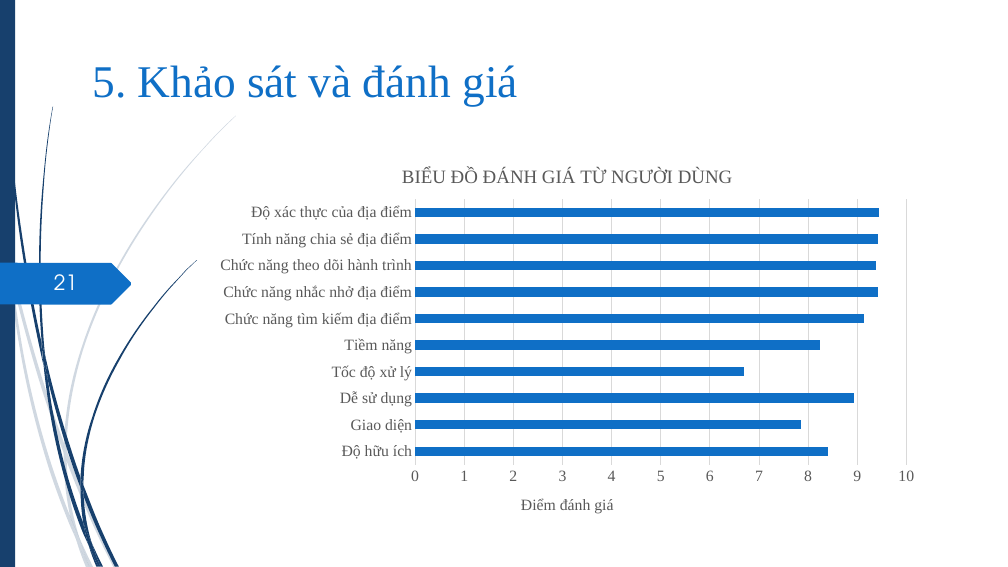
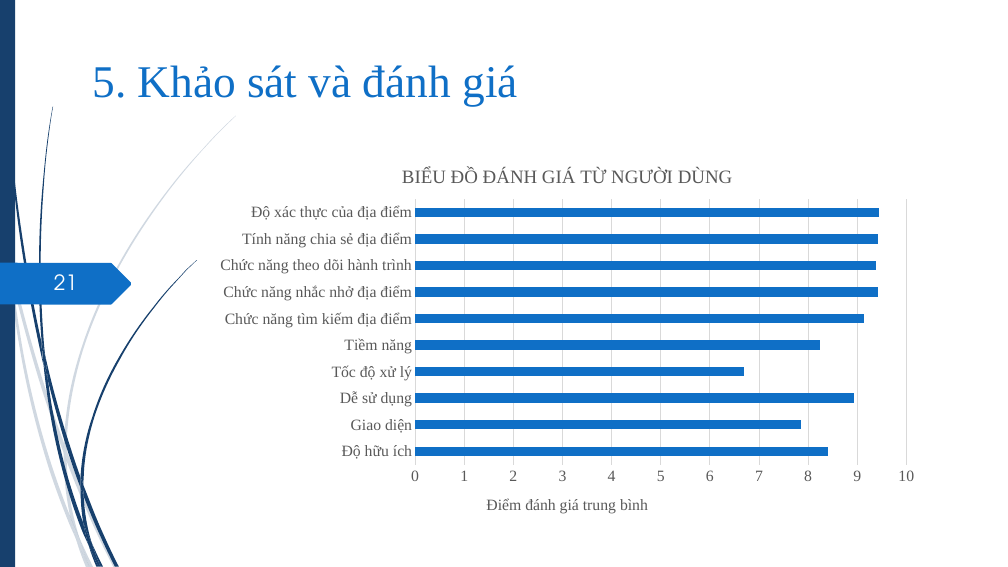
Before and after one commit to hvngoc/Presentation, a slide deck: slide 21 of slide 2.pptx. Drawn at 1008x567 pixels with LibreOffice and Linux fonts; fonts in the diff are those of the drawing. Boxes give left, top, right and bottom in pixels: in the first picture for what was removed or moved away, otherwise in the second. Text is boxed around its words. In the diff, an @@ line names an element or a change of style, - is before the commit and + after.

```diff
--- a/slide 2.pptx
+++ b/slide 2.pptx
@@ bar chart at (206,152,929,530) @@
@@ value axis title "Điểm đánh giá " to "Điểm đánh giá trung bình " @@
```
Also in this commit, not shown: 1 other slide changed, 1 slide removed.
